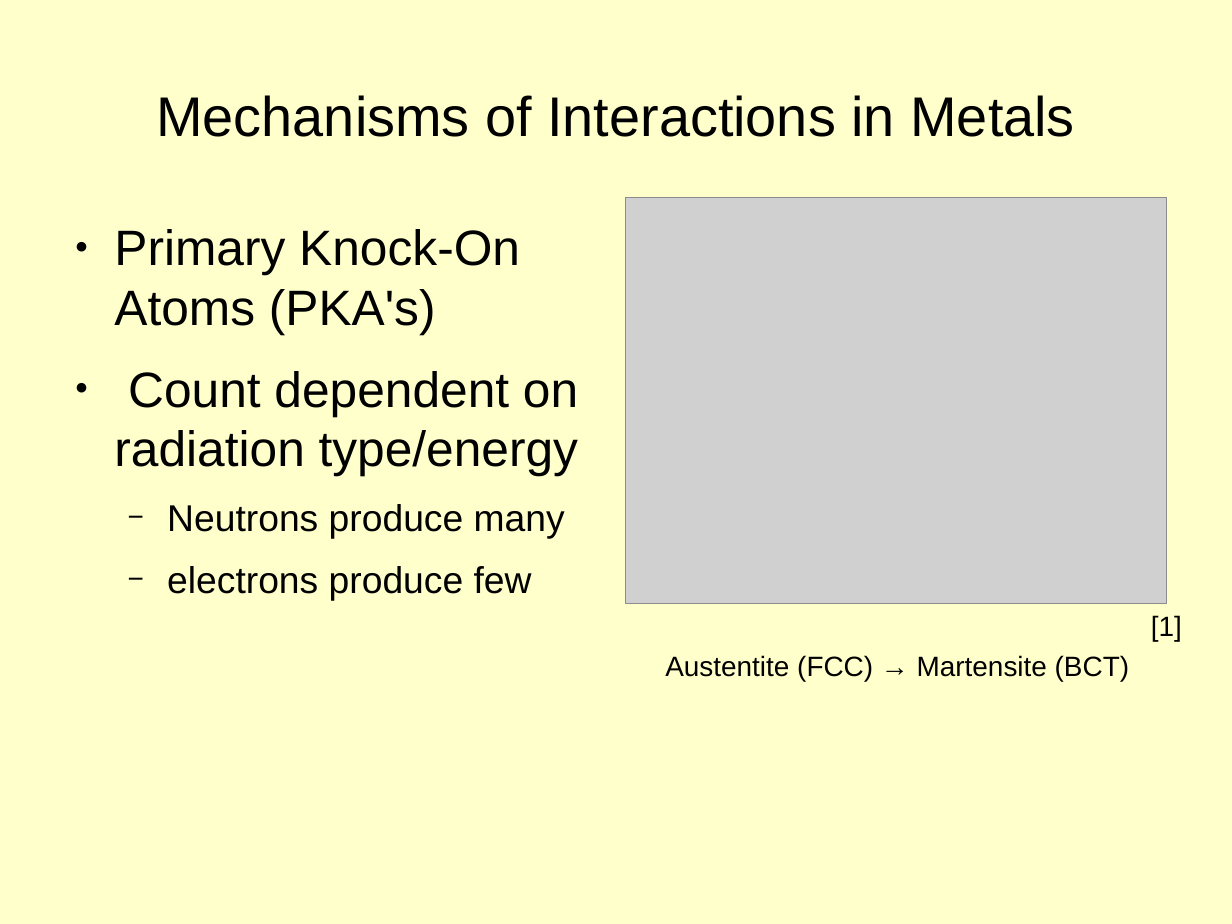
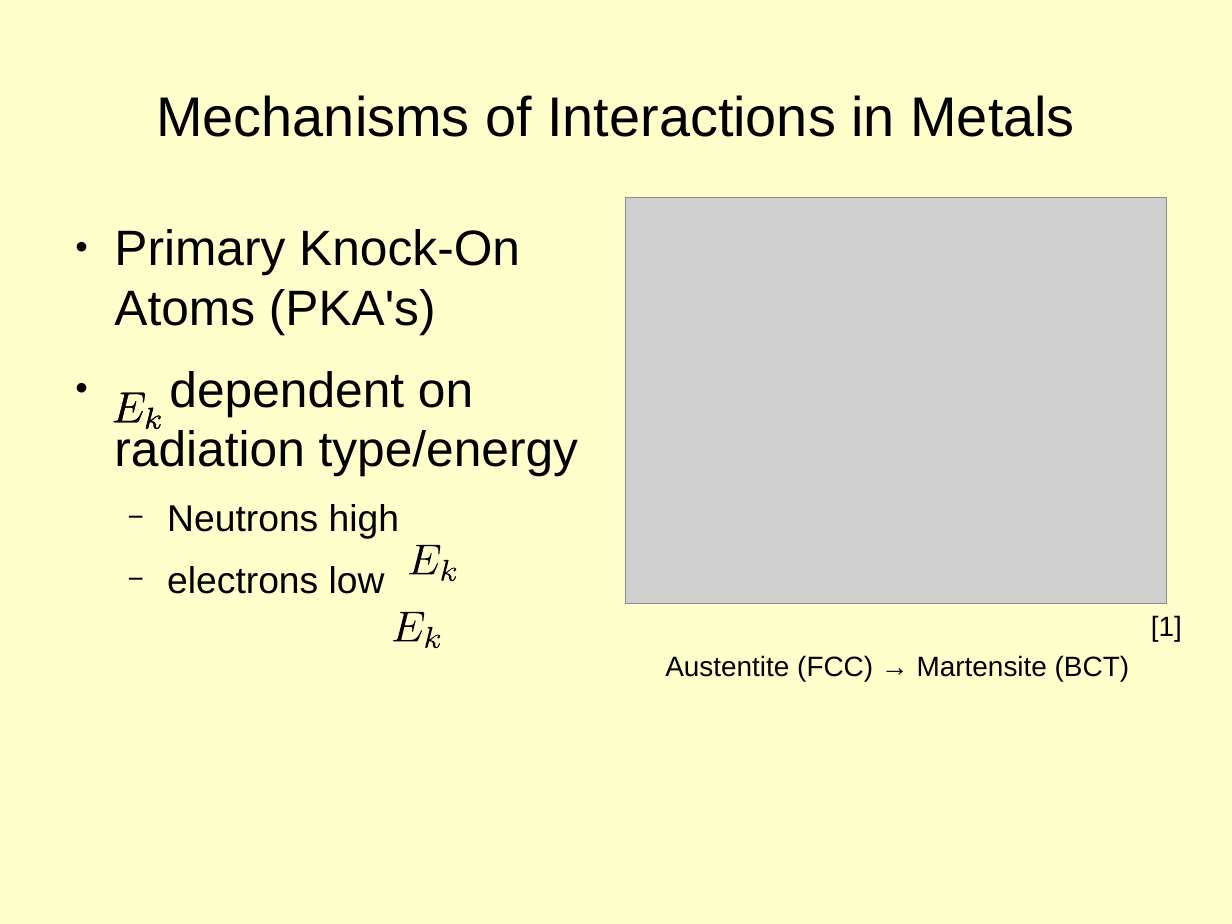
Before and after one commit to winter-muted/MmMmP, a slide deck: slide 4 of bberry/presentation/multiscale-irradiation-methods-review.odp. Drawn at 1232x924 pixels with LibreOffice and Linux fonts; fonts in the diff are those of the drawing; grey boxes stand for pictures. Boxes give left, top, right and bottom in pixels: in the first picture for what was removed or moved away, otherwise in the second. Text is boxed around its words. In the diff, an @@ line names an element or a change of style, - is before the commit and + after.

```diff
--- a/bberry/presentation/multiscale-irradiation-methods-review.odp
+++ b/bberry/presentation/multiscale-irradiation-methods-review.odp
@@ text at (x1=114, y1=371, x2=578, y2=594): text changed; size 24 to 32 pt @@
-● Count dependent on radiation type/energy
-  − Neutrons produce many
-  − electrons produce few
+● dependent on radiation type/energy
+  − Neutrons high
+  − electrons low
@@ freeform shape added at (x1=113, y1=392, x2=144, y2=421), fill #000000 @@
@@ freeform shape added at (x1=113, y1=392, x2=144, y2=421), fill #000000 @@
@@ freeform shape added at (x1=146, y1=408, x2=161, y2=429), fill #000000 @@
@@ freeform shape added at (x1=146, y1=408, x2=161, y2=429), fill #000000 @@
@@ freeform shape added at (x1=409, y1=544, x2=440, y2=574), fill #000000 @@
@@ freeform shape added at (x1=442, y1=560, x2=456, y2=581), fill #000000 @@
@@ freeform shape added at (x1=392, y1=612, x2=424, y2=641), fill #000000 @@
@@ freeform shape added at (x1=426, y1=627, x2=440, y2=648), fill #000000 @@
```
Also in this commit, not shown: 3 other slides changed, 1 other file.
